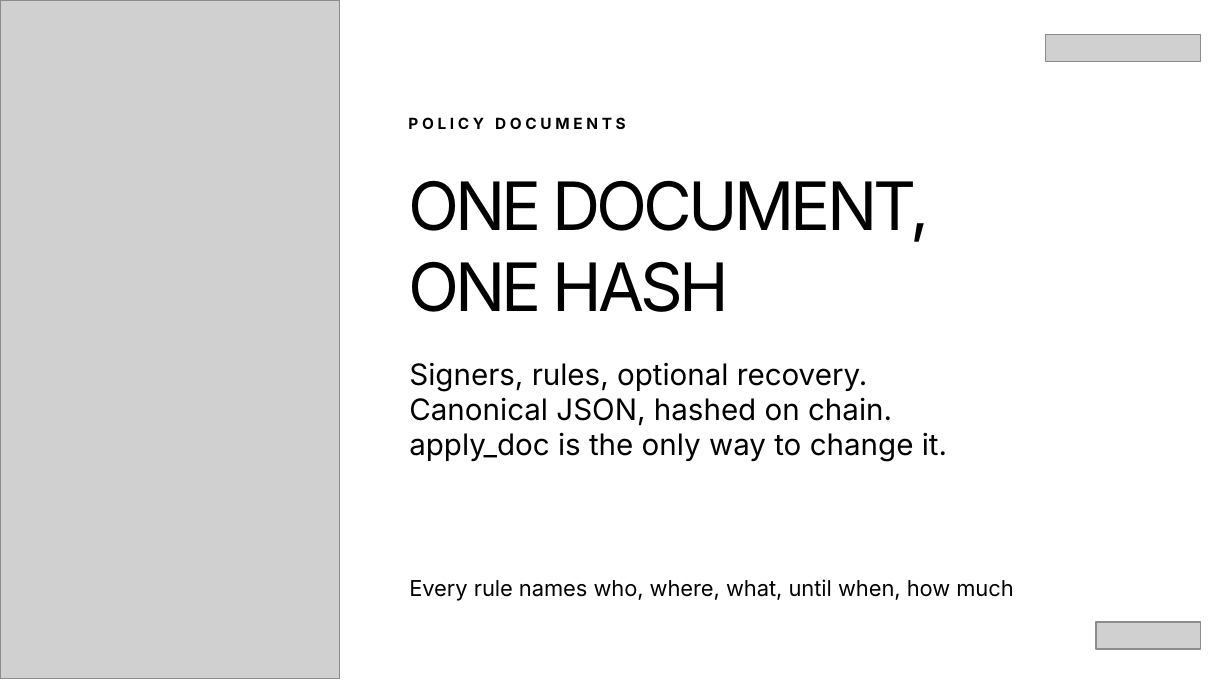
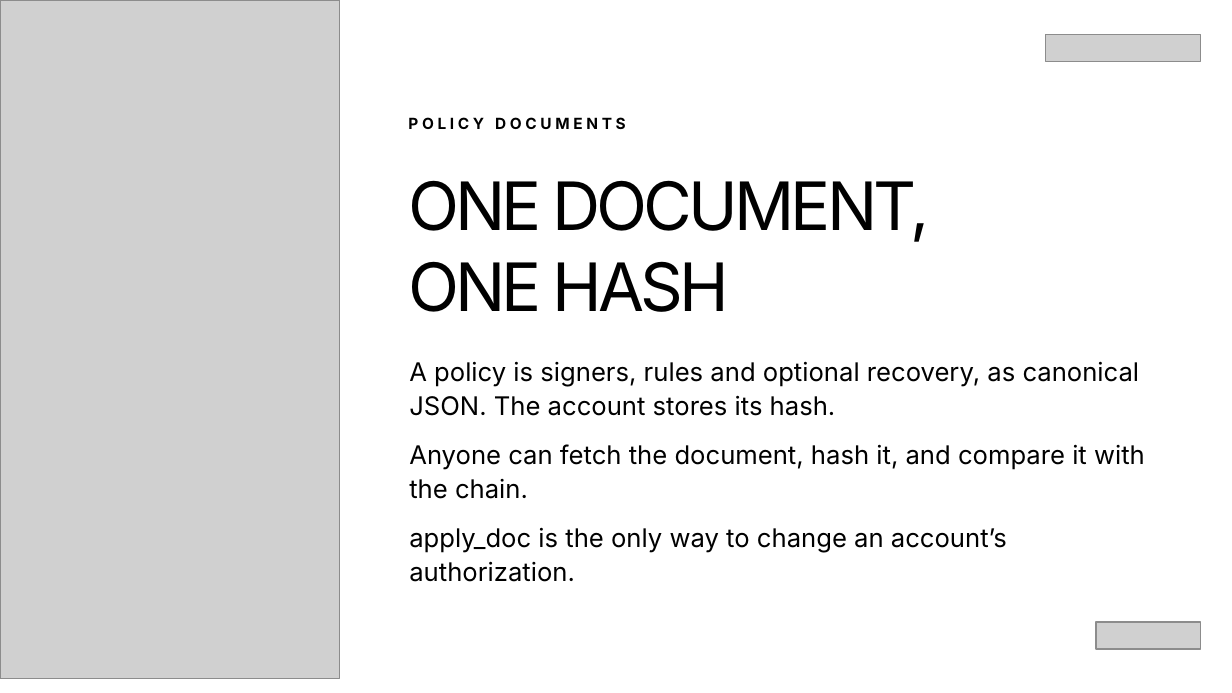
Before and after one commit to bitswell-hq/nidohq__scaffold-template, a slide deck: slide 19 of slides/dist/hack-meridian-smart-accounts.pptx. Drawn at 1232x693 pixels with LibreOffice and Linux fonts; fonts in the diff are those of the drawing; grey boxes stand for pictures. Boxes give left, top, right and bottom in pixels: in the first picture for what was removed or moved away, otherwise in the second. Text is boxed around its words. In the diff, an @@ line names an element or a change of style, - is before the commit and + after.

```diff
--- a/slides/dist/hack-meridian-smart-accounts.pptx
+++ b/slides/dist/hack-meridian-smart-accounts.pptx
@@ text at (409, 361, 1145, 582): text changed; size 17.2 to 15 pt @@
-Signers, rules, optional recovery.
-Canonical JSON, hashed on chain.
-apply_doc is the only way to change it.
+A policy is signers, rules and optional recovery, as canonical JSON. The account stores its hash.
+Anyone can fetch the document, hash it, and compare it with the chain.
+apply_doc is the only way to change an account’s authorization.
@@ text removed at (409, 579, 1013, 601) @@
-Every rule names who, where, what, until when, how much
```
Also in this commit, not shown: 22 other slides changed, 6 slides added, 7 slides removed, 14 other files.
